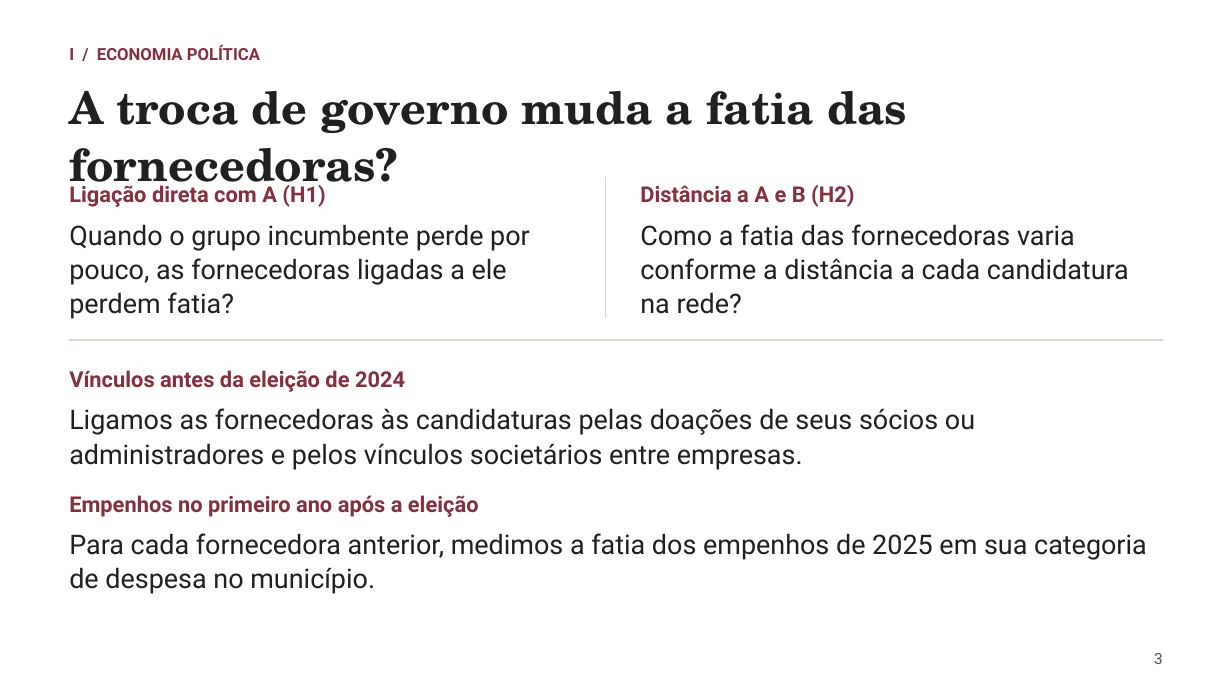
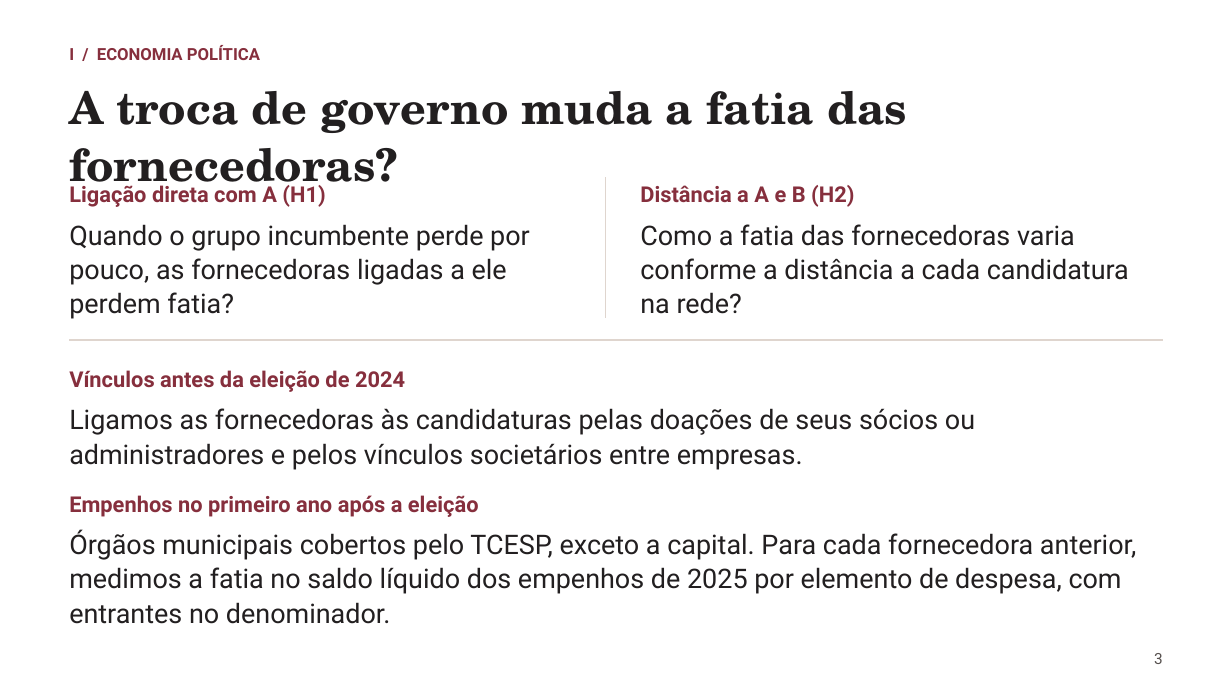
Before and after one commit to rafaelt0/redes-empresariais-alternancia-politica, a slide deck: slide 3 of output/deck.pptx. Drawn at 1232x693 pixels with LibreOffice and Linux fonts; fonts in the diff are those of the drawing. Boxes give left, top, right and bottom in pixels: in the first picture for what was removed or moved away, otherwise in the second. Text is boxed around its words. In the diff, an @@ line names an element or a change of style, - is before the commit and + after.

Commit message:
feat: contextualizar riscos de identificação na apresentação (#13)
- Esclarecer a cobertura dos empenhos, o saldo líquido e o denominador
- Contextualizar a precisão de H1 e a comparabilidade e placebo de H2

```diff
--- a/output/deck.pptx
+++ b/output/deck.pptx
@@ text at (x1=69, y1=529, x2=1136, y2=624): text changed @@
-Para cada fornecedora anterior, medimos a fatia dos empenhos de 2025 em sua categoria de despesa no município.
+Órgãos municipais cobertos pelo TCESP, exceto a capital. Para cada fornecedora anterior, medimos a fatia no saldo líquido dos empenhos de 2025 por elemento de despesa, com entrantes no denominador.
```
Also in this commit, not shown: 4 other slides changed, 8 other files.
